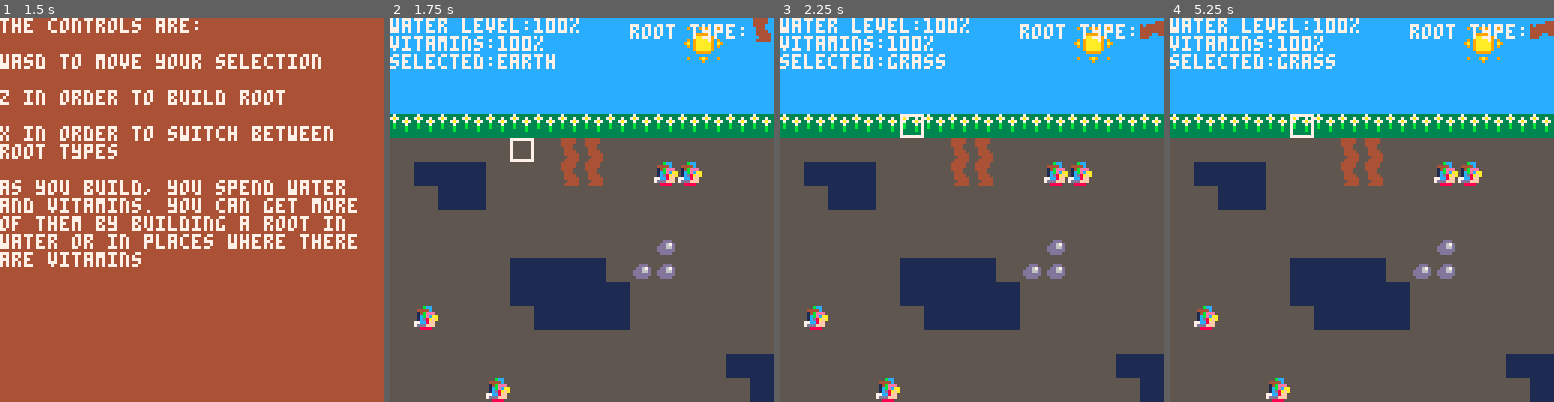
Above: before the commit, frames 1-4 (left to right).
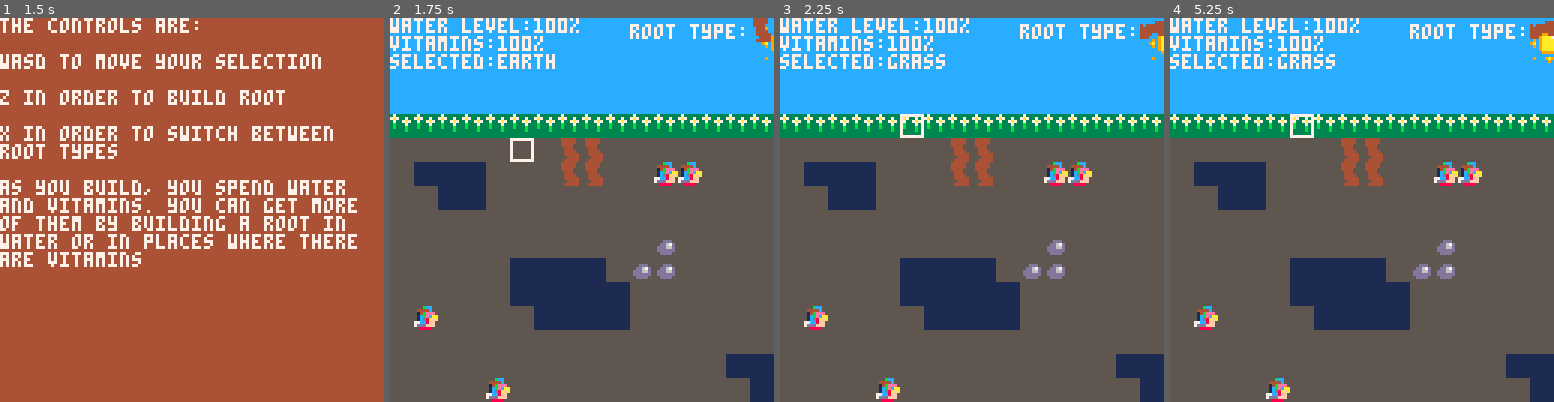
Above: after the commit, the same moments.

Repository: LogerGrunt/PicoRoots
Game: PICO-8 cartridge roots.p8
Two runs of this game, one before a commit and one after it. Both use one fixed random seed, a clock stepped at 60 frames per second and the inputs below.
Inputs:
- Up to frame 1 (1.5 s): tap X (X key) at 0.33, 1.07 s; tap O (Z key) at 0.7 s
- Up to frame 2 (1.75 s): hold Right from 1.6 s (still down); tap O (Z key) at 1.7 s
- Up to frame 3 (2.25 s): tap X (X key) at 1.85 s; release Right at 2.1 s; tap O (Z key) at 2.1 s; hold Up from 2.15 s (still down)
- Up to frame 4 (5.25 s): release Up at 2.42 s; hold Right 2.47-3.03 s; tap O (Z key) every 0.4 s from 2.5 to 4.9 s; tap X (X key) at 2.97, 4.08, 5.2 s; hold Left 3.08-3.58 s; hold Down 3.63-3.97 s; hold Right 4.02-4.68 s; hold Up 4.73-5.03 s; hold Left from 5.08 s (still down)

Frame 1 is identical in both runs. In frame 2, 0.4% of the frame differs, in the area x 76-100%, y 2-12%; in frame 3, 0.5%; in frame 4, 0.6%.

Commit message:
Update roots.p8
Moving sun is done!

Diff:
--- a/roots.p8
+++ b/roots.p8
@@ -14,11 +14,11 @@
 	lose=false
 	win=false
 	sun_spr="cccccccccccccccccccccccccccccccccccccccc9cccccccccc9ccc9a9ccc9cccccccccccccccccccccccc99999cccccccccc9aaa779ccccccc9c9aaaa79c9cccc9ac9aaaaa9ca9cccc9c9aaaaa9c9ccccccc9aaaaa9cccccccccc99999cccccccccccccccccccccccc9ccc9a9ccc9cccccccccc9ccccccccccccccccccccccc"
-
+	sky_spr="cccccccccccccccccccccccccccccccccccccccccccccccccccccccccccccccccccccccccccccccccccccccccccccccccccccccccccccccccccccccccccccccccccccccccccccccccccccccccccccccccccccccccccccccccccccccccccccccccccccccccccccccccccccccccccccccccccccccccccccccccccccccccccccccc"
 	start_tutorial()
 end
 
-function _update()
+function _update60()
 	if winlose==false then
 		if in_tutorial==false then
 			if warning==false then
@@ -31,7 +31,9 @@
 		if warning then
 		check_warning_btnp()
 		end
-		flip_page()
+		if in_tutorial then
+			flip_page()
+		end
 	end
 end
 
@@ -43,15 +45,19 @@
 			cls()
 			cam_mov()
 			map()
+			draw_sun()
 			--draw_level()
 			draw_selected()
 			print_stats()
 			show_root_sprite()
+
 			print("selected:" .. tile_type(selectionx,selectiony),7)
 			print("root type:",camx+80,camy+2,7)
+
 			end
 			show_warning()
 
+
 		end
 	end
 	check_winlose()
@@ -65,6 +71,8 @@
 
 -->8
 --draw functions
+
+--extcmd("reset")
 
 
 --function draw_level()
@@ -120,7 +128,6 @@
 
 
 function tspr(s,x,y)
-	cls()
 	for i=0,#s-1 do
 		p=sub(s,i+1,i+1)
 		c=tonum(p,0x1)
@@ -129,6 +136,18 @@
 		pset(x+nx,y+ny,c)
 	end
 end
+
+
+
+--sun moving code here
+
+
+
+function draw_sun()
+	tspr(sky_spr,(124-t()-1)%124,0)
+	tspr(sun_spr,(124-t())%124,0)
+end
+
 
 
 -->8
@@ -499,8 +517,8 @@
 10101010101010101010101010101010101010101010101010101010101010101010101010101010101010101010101010101010101010101010101010101010
 10101010101010101010101010101010101010101010101010101010101010101010101010101010101010101010101010101010101010101010101010101010
 __map__
-0303030303030303030303035051030303030303030303030303030303030303030303030303030303030303030303030303030303030303030303030303030303030303030303030303030303030303030303030303030303030303030303030303030303030303030303030303030303030303030303030303030303030303
-0303030303030303030303036061030303030303030303030303030303030303030303030303030303030303030303030303030303030303030303030303030303030303030303030303030303030303030303030303030303030303030303030303030303030303030303030303030303030303030303030303030303030303
+0303030303030303030303030303030303030303030303030303030303030303030303030303030303030303030303030303030303030303030303030303030303030303030303030303030303030303030303030303030303030303030303030303030303030303030303030303030303030303030303030303030303030303
+0303030303030303030303030303030303030303030303030303030303030303030303030303030303030303030303030303030303030303030303030303030303030303030303030303030303030303030303030303030303030303030303030303030303030303030303030303030303030303030303030303030303030303
 0303030303030303030303030303030303030303030303030303030303030303030303030303030303030303030303030303030303030303030303030303030303030303030303030303030303030303030303030303030303030303030303030303030303030303030303030303030303030303030303030303030303030303
 0303030303030303030303030303030303030303030303030303030303030303030303030303030303030303030303030303030303030303030303030303030303030303030303030303030303030303030303030303030303030303030303030303030303030303030303030303030303030303030303030303030303030303
 0202020202020202020202020202020202020202020202020202020202020202020202020202020202020202020202020202020202020202020202020202020202020202020202020202020202020202020202020202020202020202020202020202020202020202020202020202020202020202020202020202020202020202
